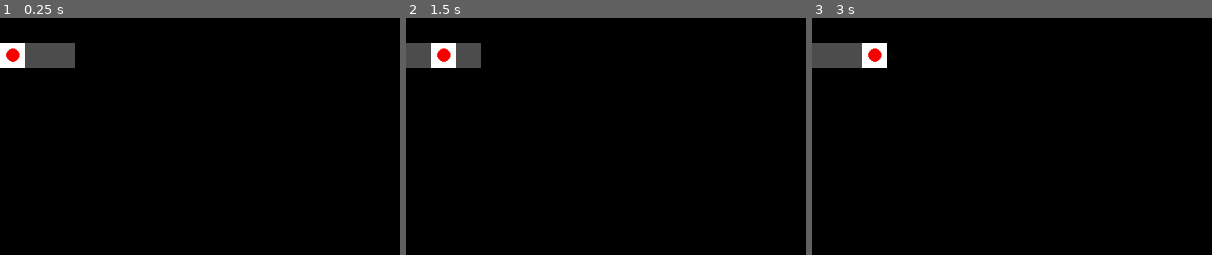
Above: before the commit, frames 1-3 (left to right).
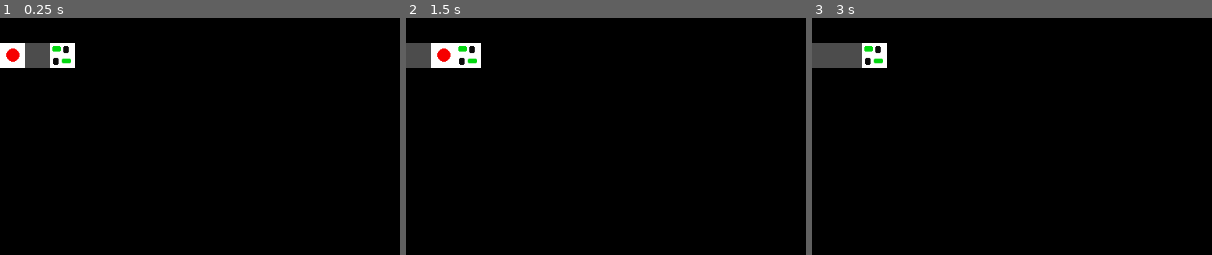
Above: after the commit, the same moments.

Repository: JhonH3avy/SimpleReflexAgent
Game: Godot game, scene res://Scenes/Game.tscn
Same seed, same stepped clock (60 frames per second), same inputs: the game is played once before the commit and once after it.
Inputs:
- Up to frame 1 (0.25 s): no input
- Up to frame 2 (1.5 s): tap Enter at 0.5 s; tap Space at 1.25 s
- Up to frame 3 (3 s): tap Enter at 2 s; tap Space at 2.75 s
The pictures show only the part of the screen within x 0-50%, y 0-50%; the shares and areas given below are measured in that part.

The runs differ from the first frame. In frame 1, 0.6% of the frame differs, in the area x 12-19%, y 10-22%; in frame 2, 0.6%; in frame 3, 0.3%.

Commit message:
added goal to game

Diff:
--- a/Scenes/Agent.tscn
+++ b/Scenes/Agent.tscn
@@ -11,7 +11,6 @@
 script = ExtResource( 2 )
 
 [node name="Area2D" type="KinematicBody2D" parent="."]
-editor/display_folded = true
 collision_layer = 2
 
 [node name="CollisionShape2D" type="CollisionShape2D" parent="Area2D"]
--- a/Scenes/Game.tscn
+++ b/Scenes/Game.tscn
@@ -1,9 +1,10 @@
-[gd_scene load_steps=7 format=2]
+[gd_scene load_steps=8 format=2]
 
 [ext_resource path="res://GFX/wall.png" type="Texture" id=1]
 [ext_resource path="res://GFX/space.png" type="Texture" id=2]
 [ext_resource path="res://Scripts/MazeGenerator.gd" type="Script" id=3]
 [ext_resource path="res://Scenes/Agent.tscn" type="PackedScene" id=4]
+[ext_resource path="res://Scenes/Goal.tscn" type="PackedScene" id=5]
 
 [sub_resource type="ConvexPolygonShape2D" id=1]
 points = PoolVector2Array( 0, 0, 32, 0, 32, 32, 0, 32 )
@@ -56,4 +57,7 @@
 [node name="MainCamera" type="Camera2D" parent="."]
 position = Vector2( 512, 304 )
 current = true
+
+[node name="Goal" parent="." instance=ExtResource( 5 )]
+[connection signal="exit_position_generated" from="Spaces" to="Goal" method="_on_exit_position_generated"]
 [connection signal="start_position_generated" from="Spaces" to="Agent" method="_on_start_position_generated"]
--- /dev/null
+++ b/Scenes/Goal.tscn
@@ -0,0 +1,19 @@
+[gd_scene load_steps=4 format=2]
+
+[ext_resource path="res://Scripts/Goal.gd" type="Script" id=1]
+[ext_resource path="res://GFX/goal.png" type="Texture" id=2]
+
+[sub_resource type="RectangleShape2D" id=1]
+extents = Vector2( 15, 15 )
+
+[node name="Goal" type="Area2D"]
+collision_layer = 0
+collision_mask = 2
+script = ExtResource( 1 )
+
+[node name="CollisionShape2D" type="CollisionShape2D" parent="."]
+shape = SubResource( 1 )
+
+[node name="Sprite" type="Sprite" parent="."]
+texture = ExtResource( 2 )
+[connection signal="body_entered" from="." to="." method="_on_Goal_body_entered"]
--- a/Scripts/Agent.gd
+++ b/Scripts/Agent.gd
@@ -22,7 +22,6 @@
 	current_direction = DIRECTION.right
 
 func _on_start_position_generated(start_position):
-	print("start_position_generated")
 	current_tile_position = start_position
 	position_agent(current_tile_position)
 	$AgentTimer.start()
--- /dev/null
+++ b/Scripts/Goal.gd
@@ -0,0 +1,20 @@
+extends Area2D
+
+
+export var position_offset : int = 16
+export var position_tile_size : int = 32
+
+
+func _on_exit_position_generated(exit_position):
+	position_exit(exit_position)
+
+
+func _on_Goal_body_entered(body):
+	print("agent detected")
+
+
+func position_exit(tile_position):
+	var temp_position = tile_position * position_tile_size
+	temp_position.x += position_offset
+	temp_position.y += position_offset
+	position = temp_position
Binary file added: GFX/goal.png
Not shown, added: GFX/goal.png.import
